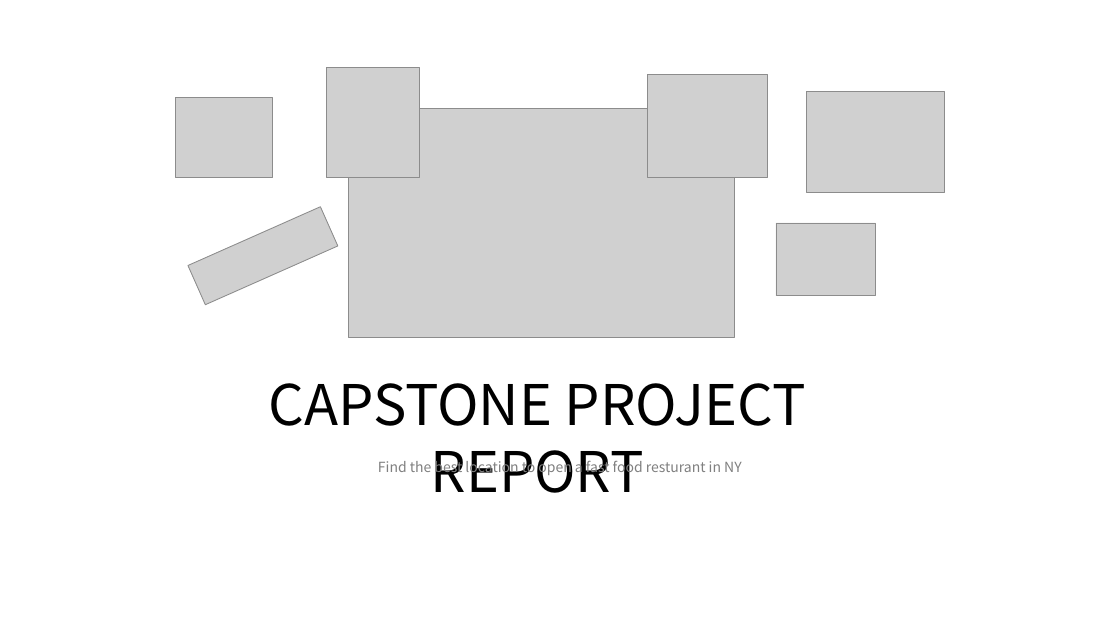
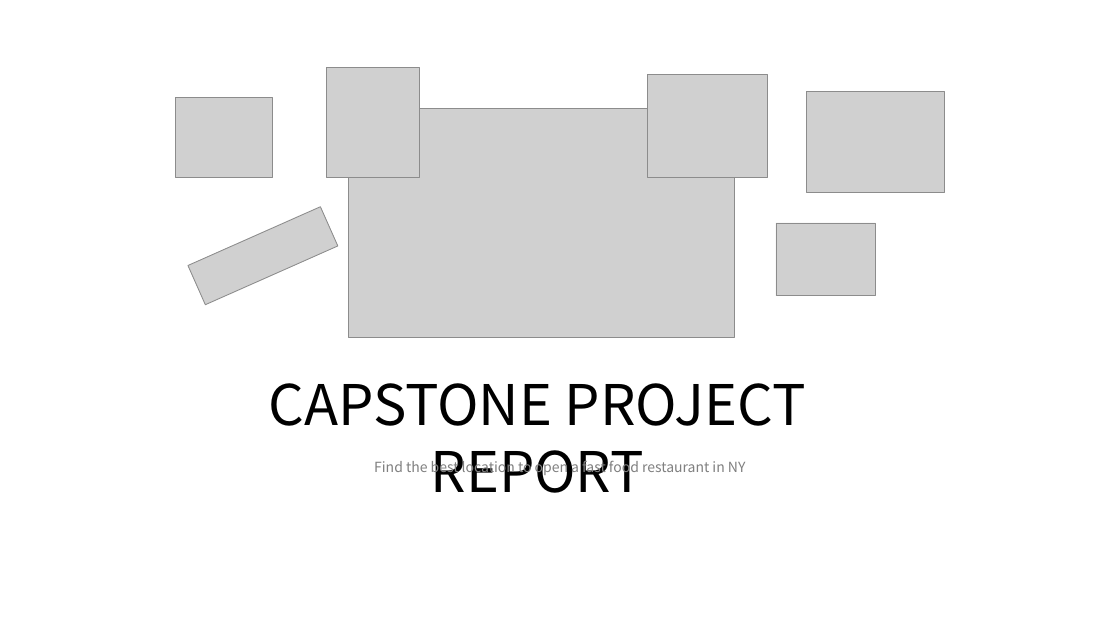
Before and after one commit to catkeeper1/Coursera_Capstone, a slide deck: slide 1 of capstone_final_assignment1.pptx. Drawn at 1120x630 pixels with LibreOffice and Linux fonts; fonts in the diff are those of the drawing; grey boxes stand for pictures. Boxes give left, top, right and bottom in pixels: in the first picture for what was removed or moved away, otherwise in the second. Text is boxed around its words. In the diff, an @@ line names an element or a change of style, - is before the commit and + after.

Commit message:
ab

```diff
--- a/capstone_final_assignment1.pptx
+++ b/capstone_final_assignment1.pptx
@@ text at [374,459,746,477]: text changed @@
-Find the best location to open a fast food resturant in NY
+Find the best location to open a fast food restaurant in NY
```
